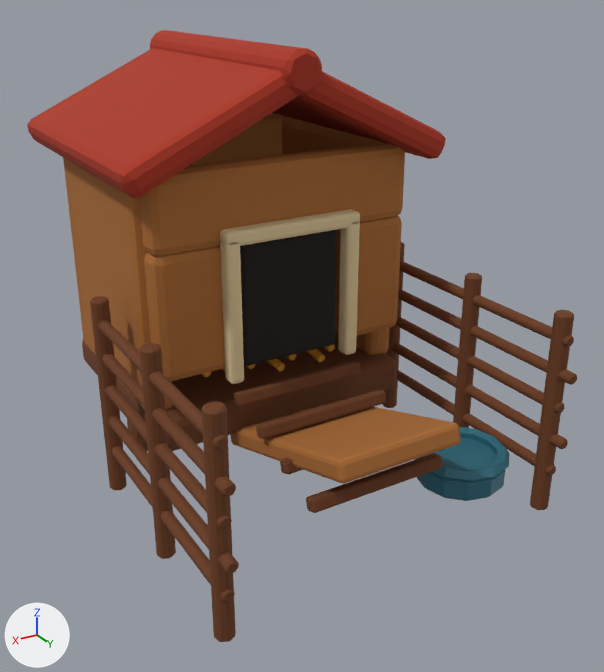
The Blender file assets/game-assets/ChickenCoop.blend as it was, and as the next commit left it.
Camera for both pictures: a 50 mm lens placed at (1.032, 2.092, 1.291), pointed at (-0.034, 0.315, 0.403). The axes (+X, +Y, +Z) are drawn at lower left. The lights are the same throughout. The first picture is the older version.

Names of what the first picture shows: 'ChickenCoop_Bowl', 'ChickenCoop_Entrance', 'ChickenCoop_Roof', 'ChickenCoop_Trim', 'ChickenCoop_WoodDark', 'ChickenCoop_WoodLight' and 1 more.
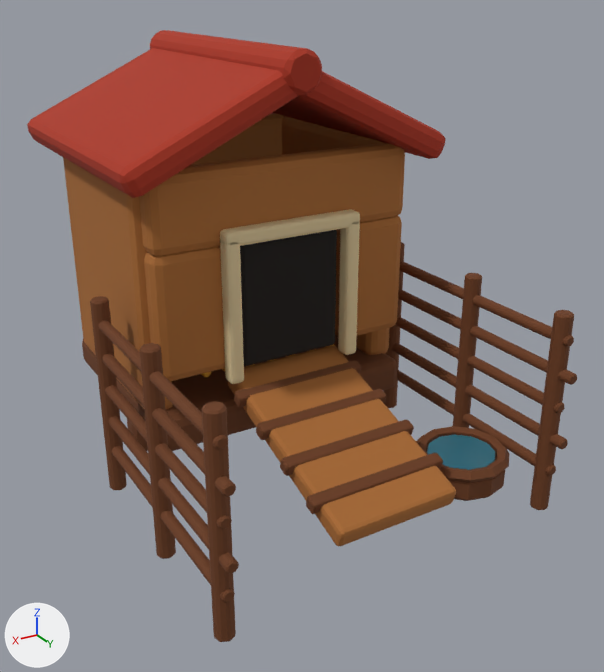
Where the change shows, as pixel boxes [x1, y1, x2, y2] in the pictures (604 x 672 px; the box of a moved part takes in the faces that stretch with it):
'ChickenCoop_WoodLight', reshaped (17% taller): before [63, 113, 461, 483]; after [63, 113, 456, 546]
'ChickenCoop_Bowl', recoloured (cyan to brown): [439, 427, 509, 501] in both
'ChickenCoop_Water', added (cyan): after [427, 435, 495, 470]
part 1 of me_cube_003, moved or reshaped: before [230, 400, 461, 483]; after [228, 345, 456, 546]

The change, as a diff of the scene's bpy script:
```diff
--- a/assets/game-assets/ChickenCoop.blend.py
+++ b/assets/game-assets/ChickenCoop.blend.py
@@ mat_material_chickencoop_water @@
+mat_material_chickencoop_water = principled_material('Material.ChickenCoop.Water')
+mat_material_chickencoop_water.base_color = (0.0272, 0.155, 0.214)  # cyan #2e6e7f
+mat_material_chickencoop_water.roughness = 0.28
@@ me_cube_003 @@
 me_cube_003.from_pydata(...)  # 392 vertices, 378 faces; spans x -0.39..0.39, y -0.04..1.131, z -0.452..0.325
 # used by ob_chickencoop_woodlight; location = (0.0, -0.31, 0.56)
+# me_cube_003 part 1: the loose piece of 56 vertices spanning x -0.17..0.17, y 0.569..1.131, z -0.452..-0.228 is turned -36 degrees about the x axis through its middle
 me_cube_003.materials.append(mat_material_chickencoop_oaklight)
@@ me_cylinder_024 @@
 me_cylinder_024.from_pydata(...)  # 108 vertices, 98 faces; spans x -0.128..0.128, y -0.128..0.128, z -0.035..0.057
-me_cylinder_024.materials.append(mat_material_chickencoop_enamel)  # cyan #2e6e7f
+me_cylinder_024.materials.append(mat_material_chickencoop_oak)  # brown #6b3b19
@@ me_cylinder_025 @@
+me_cylinder_025.from_pydata(...)  # a 12-sided cylinder along z spanning x -0.09..0.09, y -0.09..0.09, z -0.004..0.004
+me_cylinder_025.materials.append(mat_material_chickencoop_water)  # cyan #2e6e7f
@@ ob_chickencoop_water @@
+ob_chickencoop_water = bpy.data.objects.new('ChickenCoop_Water', me_cylinder_025)
+ob_chickencoop_water.location = (-0.31, 0.67, 0.137)
```
